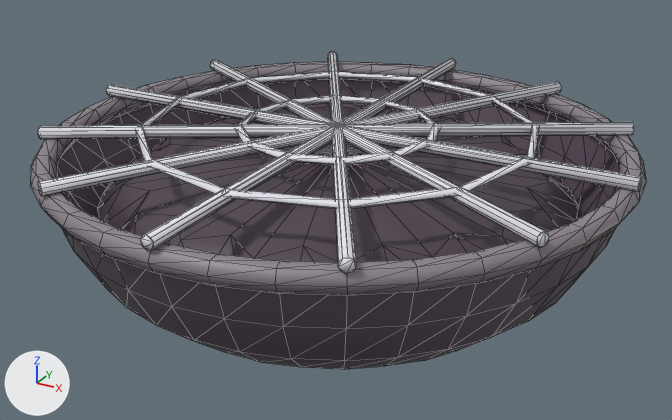
An edit to the glTF model models/ing_empty.glb, drawn before and after from the same camera.
Before and after are seen from a camera (50 mm lens) standing at (0.259, -0.473, 0.293) and looking at (-0.001, -0.001, 0.057). Lighting does not change. The marker at lower left points along +X, +Y and +Z. The older version comes first. Mesh edges are drawn as thin lines.

The first picture shows 'ing_empty'.
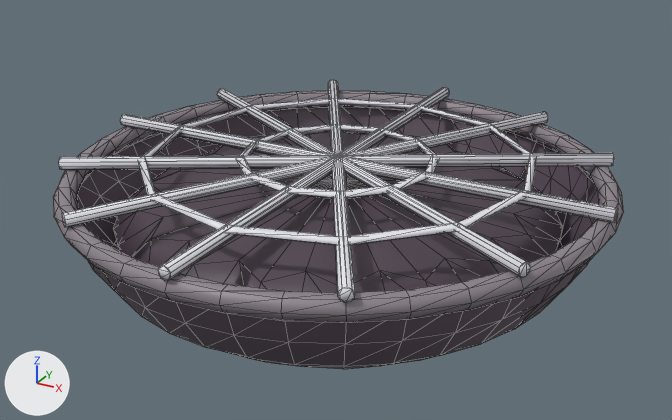
Boxes (x1, y1, x2, y2) around the edits, measured in the pictures (672 x 420 px; the box of a moved part takes in the faces that stretch with it):
```json
{"object": "ing_empty", "change": "reshaped", "before": [30, 51, 647, 369], "after": [53, 80, 623, 369], "on screen": "8% narrower, 9% shorter"}
{"part": 1, "of": "me_ing_empty", "change": "moved or reshaped", "before": [57, 80, 619, 369], "after": [77, 108, 599, 369]}
{"part": 2, "of": "me_ing_empty", "change": "moved or reshaped", "before": [97, 107, 578, 262], "after": [113, 132, 562, 293]}
{"part": 3, "of": "me_ing_empty", "change": "moved or reshaped", "before": [30, 62, 647, 295], "after": [53, 91, 623, 323]}
{"part": 4, "of": "me_ing_empty", "change": "moved or reshaped", "before": [106, 84, 642, 192], "after": [120, 114, 618, 223]}
{"part": 5, "of": "me_ing_empty", "change": "moved or reshaped", "before": [38, 122, 634, 139], "after": [59, 153, 614, 170]}
{"part": 6, "of": "me_ing_empty", "change": "moved or reshaped", "before": [38, 82, 562, 196], "after": [62, 111, 548, 227]}
{"part": 7, "of": "me_ing_empty", "change": "moved or reshaped", "before": [140, 58, 456, 251], "after": [158, 87, 450, 281]}
{"part": 8, "of": "me_ing_empty", "change": "moved or reshaped", "before": [328, 51, 357, 274], "after": [328, 80, 355, 303]}
{"part": 9, "of": "me_ing_empty", "change": "moved or reshaped", "before": [210, 60, 549, 247], "after": [217, 88, 531, 278]}
{"part": 10, "of": "me_ing_empty", "change": "moved or reshaped", "before": [235, 95, 441, 165], "after": [237, 124, 439, 198]}
{"part": 11, "of": "me_ing_empty", "change": "moved or reshaped", "before": [135, 71, 539, 209], "after": [138, 98, 537, 245]}
```

Edits to the scene script, one JSON object a line:
```json
{"block": "me_ing_empty", "where": "# used by ob_ing_empty; location = (0.0, 0.0, 0.0)"}
{"op": "remove", "block": "me_ing_empty", "code": "me_ing_empty.from_pydata(...)  # 770 vertices, 1440 faces; spans x -0.181..0.181, y -0.181..0.181, z 0.001..0.115"}
{"op": "add", "block": "me_ing_empty", "code": "me_ing_empty.from_pydata(...)  # 770 vertices, 1440 faces; spans x -0.171..0.171, y -0.171..0.171, z 0.001..0.095"}
{"block": "me_ing_empty", "change": "me_ing_empty part 1: the loose piece of 181 vertices spanning x -0.176..0.176, y -0.176..0.176, z 0.001..0.1 is scaled about the mesh origin by (0.944, 0.944, 0.8)"}
{"block": "me_ing_empty", "change": "me_ing_empty part 2: the loose piece of 181 vertices spanning x -0.147..0.147, y -0.146..0.146, z 0.015..0.096 is scaled about the mesh origin by (0.944, 0.944, 0.8)"}
{"block": "me_ing_empty", "change": "me_ing_empty part 3: the loose piece of 216 vertices spanning x -0.181..0.181, y -0.181..0.181, z 0.094..0.106 is scaled about its middle by 0.944, then moved by (0.0, 0.0, -0.02)"}
{"block": "me_ing_empty", "change": "me_ing_empty part 4: the loose piece of 20 vertices spanning x -0.18..0.18, y -0.004..0.004, z 0.106..0.114 is scaled about its middle by (0.944, 1, 1), then moved by (0.0, 0.0, -0.02)"}
{"block": "me_ing_empty", "change": "me_ing_empty part 5: the loose piece of 20 vertices spanning x -0.158..0.158, y -0.093..0.093, z 0.106..0.114 is scaled about its middle by (0.944, 0.944, 1), then moved by (0.0, 0.0, -0.02)"}
{"block": "me_ing_empty", "change": "me_ing_empty part 6: the loose piece of 20 vertices spanning x -0.093..0.093, y -0.158..0.158, z 0.106..0.114 is scaled about its middle by (0.944, 0.944, 1), then moved by (0.0, 0.0, -0.02)"}
{"block": "me_ing_empty", "change": "me_ing_empty part 7: the loose piece of 20 vertices spanning x -0.004..0.004, y -0.18..0.18, z 0.106..0.114 is scaled about its middle by (1, 0.944, 1), then moved by (0.0, 0.0, -0.02)"}
{"block": "me_ing_empty", "change": "me_ing_empty part 8: the loose piece of 20 vertices spanning x -0.093..0.093, y -0.158..0.158, z 0.106..0.114 is scaled about its middle by (0.944, 0.944, 1), then moved by (0.0, 0.0, -0.02)"}
{"block": "me_ing_empty", "change": "me_ing_empty part 9: the loose piece of 20 vertices spanning x -0.158..0.158, y -0.093..0.093, z 0.106..0.114 is scaled about its middle by (0.944, 0.944, 1), then moved by (0.0, 0.0, -0.02)"}
{"block": "me_ing_empty", "change": "me_ing_empty part 10: the loose piece of 36 vertices spanning x -0.063..0.063, y -0.063..0.063, z 0.109..0.115 is moved by (0.0, 0.0, -0.02)"}
{"block": "me_ing_empty", "change": "me_ing_empty part 11: the loose piece of 36 vertices spanning x -0.123..0.123, y -0.123..0.123, z 0.109..0.115 is moved by (0.0, 0.0, -0.02)"}
```
